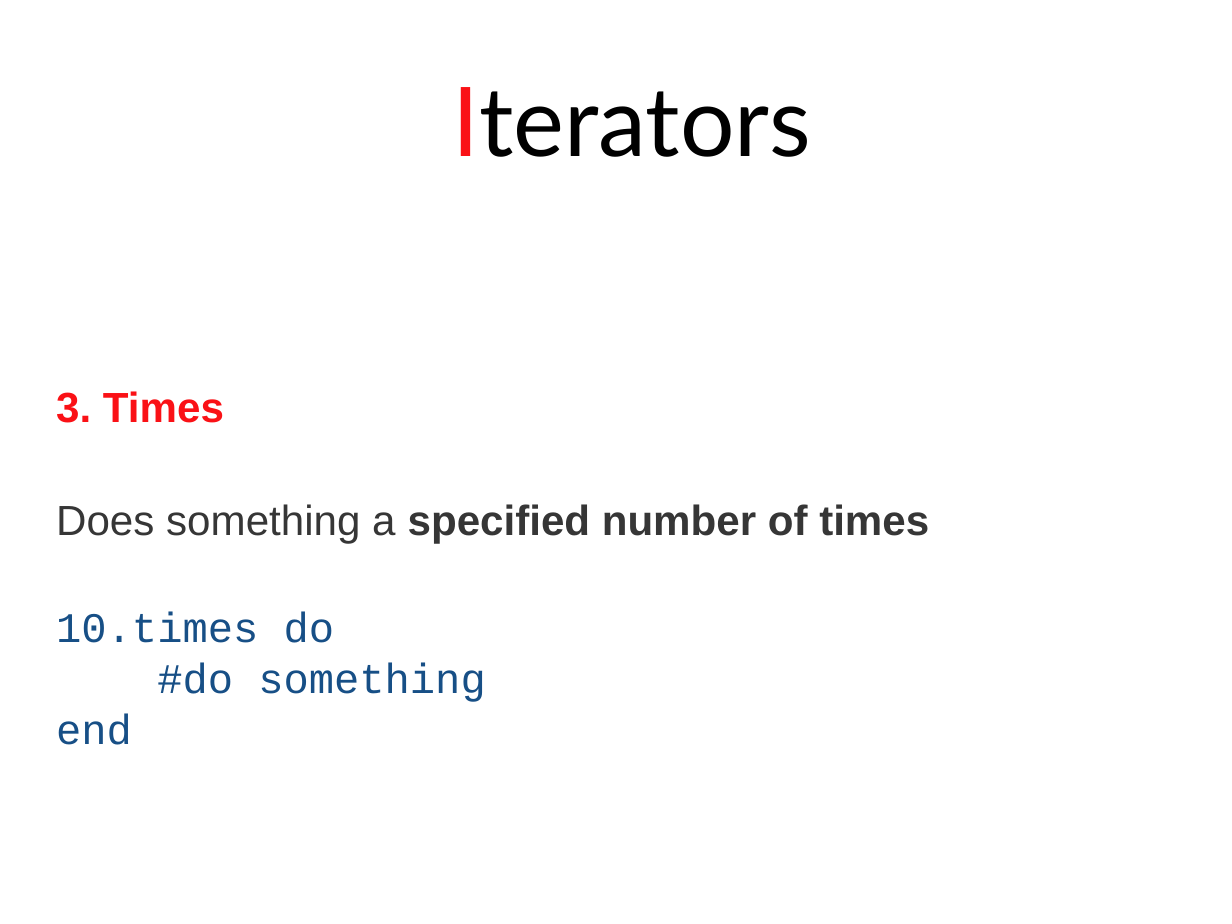
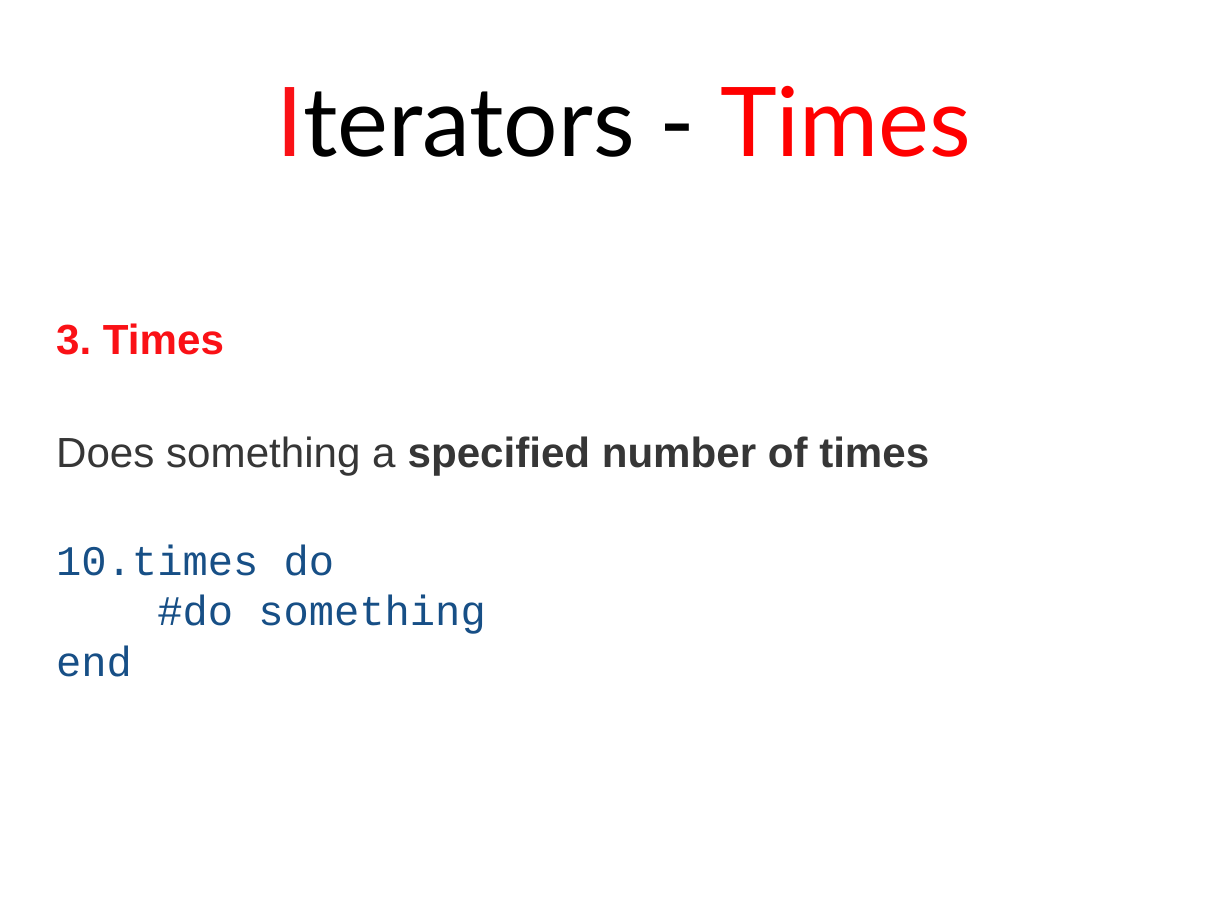
Before and after one commit to stephlaf/P4E, a slide deck: slide 12 of Presentations/Presentations Power Point/03_Looping.pptx. Drawn at 1232x924 pixels with LibreOffice and Linux fonts; fonts in the diff are those of the drawing. Boxes give left, top, right and bottom in pixels: in the first picture for what was removed or moved away, otherwise in the second. Text is boxed around its words. In the diff, an @@ line names an element or a change of style, - is before the commit and + after.

```diff
--- a/Presentations/Presentations Power Point/03_Looping.pptx
+++ b/Presentations/Presentations Power Point/03_Looping.pptx
@@ text at [276,85,971,157]: text changed @@
-Iterators
+Iterators - Times
@@ text "3. Times": place and size @@
-text "3. Times" at [56,391,929,745]
+text "3. Times" at [56,323,929,677]
```
Also in this commit, not shown: 4 other slides changed, 1 other file.
